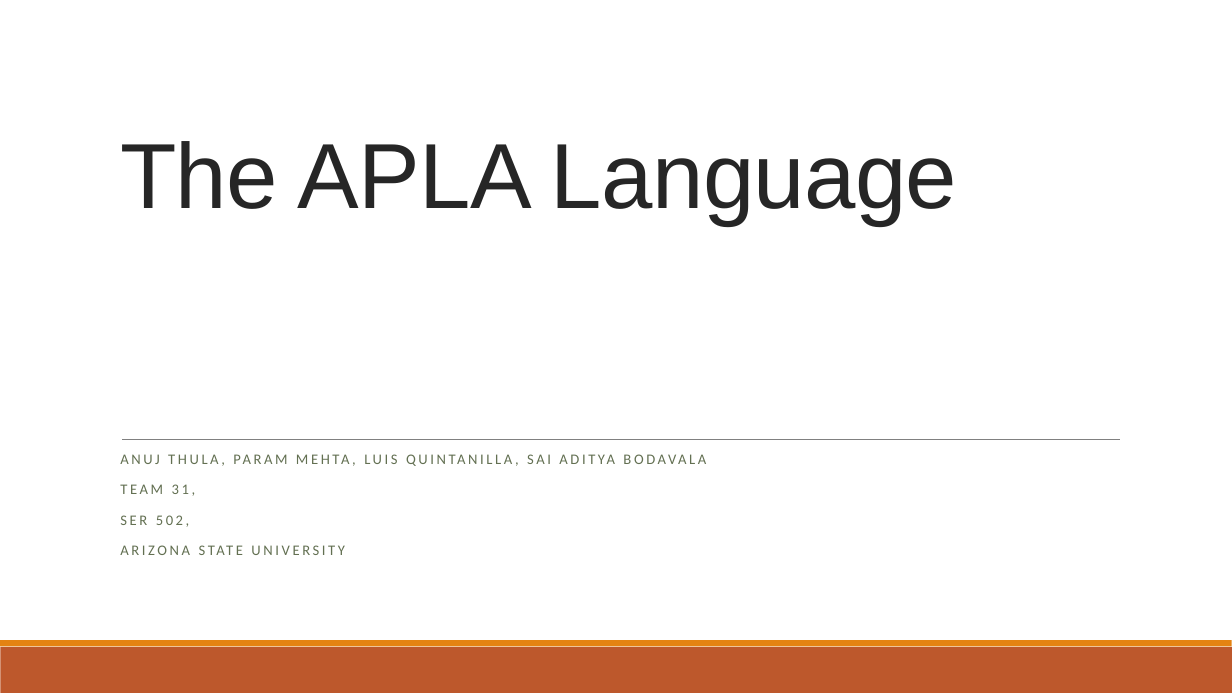
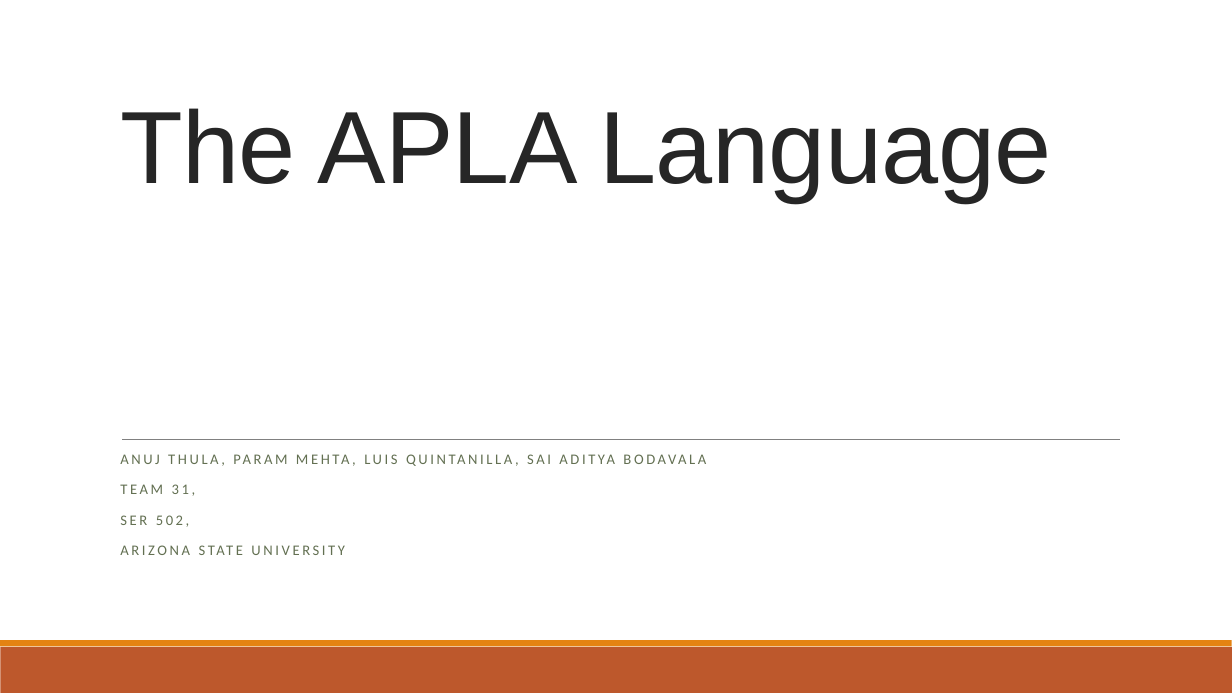
Before and after one commit to parammehta/Compiler-and-Virtual-Machine-for-a-Programming-Language, a slide deck: slide 1 of doc/The APLA Language.pptx. Drawn at 1232x693 pixels with LibreOffice and Linux fonts; fonts in the diff are those of the drawing. Boxes give left, top, right and bottom in pixels: in the first picture for what was removed or moved away, otherwise in the second. Text is boxed around its words. In the diff, an @@ line names an element or a change of style, - is before the commit and + after.

```diff
--- a/doc/The APLA Language.pptx
+++ b/doc/The APLA Language.pptx
@@ title "The APLA Language" at (120,108,1052,203): size 72 to 80 pt @@
```
Also in this commit, not shown: 1 other slide changed, 1 slide added, 1 other file.
